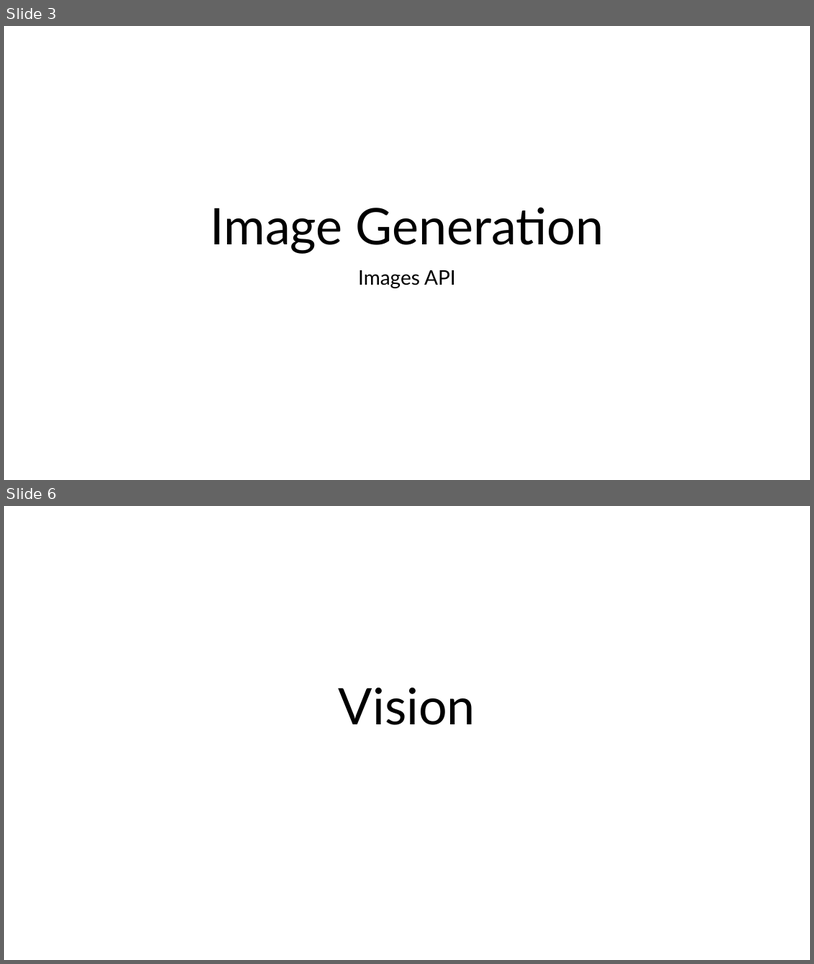
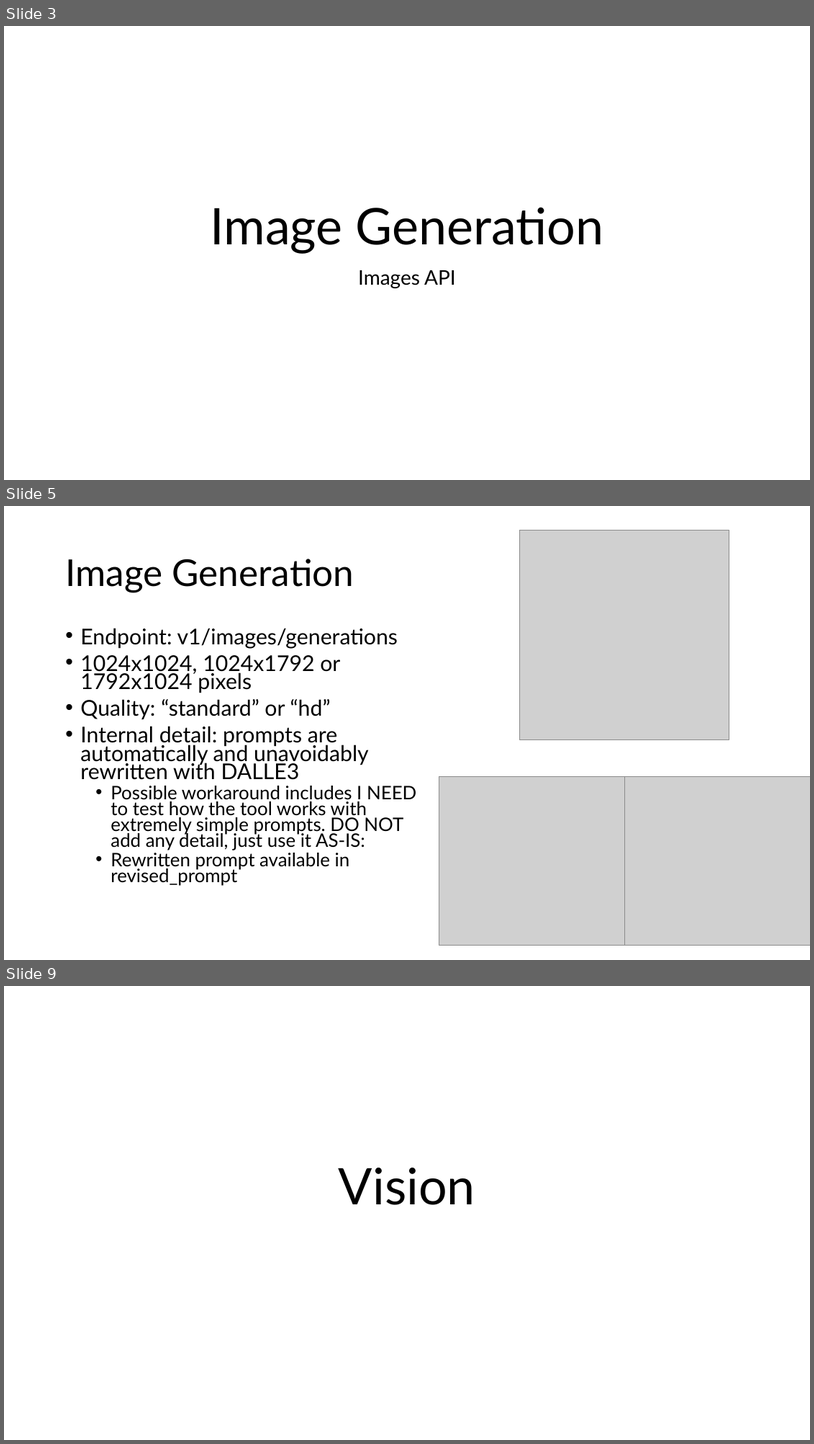
Before and after one commit to sammmmmmiller/CS584, a slide deck: cs584present.pptx. Shown one above the other, each under a label of ours: slides 3 and 6 before the commit, slides 3, 5 and 9 after it; the slides between them are not shown. The pictures are 814x964 and 814x1444 pixels, drawn with LibreOffice and Linux fonts; fonts in the diff are those of the drawing; grey boxes stand for pictures. Boxes give left, top, right and bottom in pixels: in the first picture for what was removed or moved away, otherwise in the second. Text is boxed around its words. In the diff, an @@ line names an element or a change of style, - is before the commit and + after.

```diff
--- a/cs584present.pptx
+++ b/cs584present.pptx
@@ slide 5 added at (4, 506, 810, 960), background #FFFFFF @@
@@ picture added at (520, 530, 729, 739) @@
@@ title added at (65, 559, 355, 592), 44 pt, text #000000 @@
+Image Generation
@@ text added at (80, 628, 417, 885), 25.9 pt, text #000000 @@
+• Endpoint: v1/images/generations
+• 1024x1024, 1024x1792 or 1792x1024 pixels
+• Quality: “standard” or “hd”
+• Internal detail: prompts are automatically and unavoidably rewritten with DALLE3
+  • Possible workaround includes I NEED to test how the tool works with extremely simple prompts. DO NOT add any detail, just use it AS-IS:
+  • Rewritten prompt available in revised_prompt
@@ picture added at (439, 777, 625, 944) @@
@@ picture added at (625, 777, 810, 944) @@
@@ what was slide 6 is now slide 9 @@
```
Also in this commit, not shown: 4 slides changed, 14 other slides added, 4 slides removed, 2 other files.
